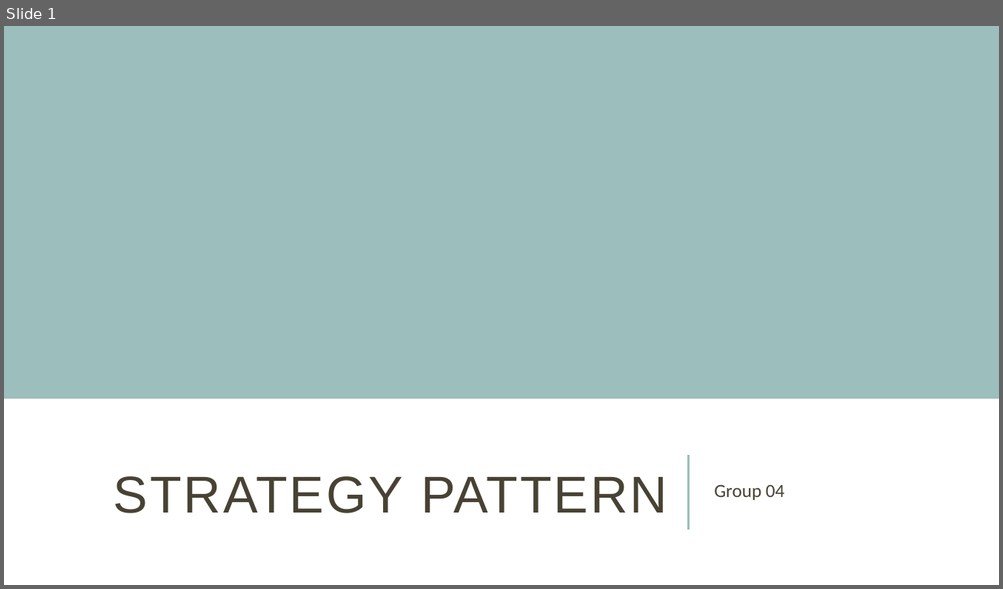
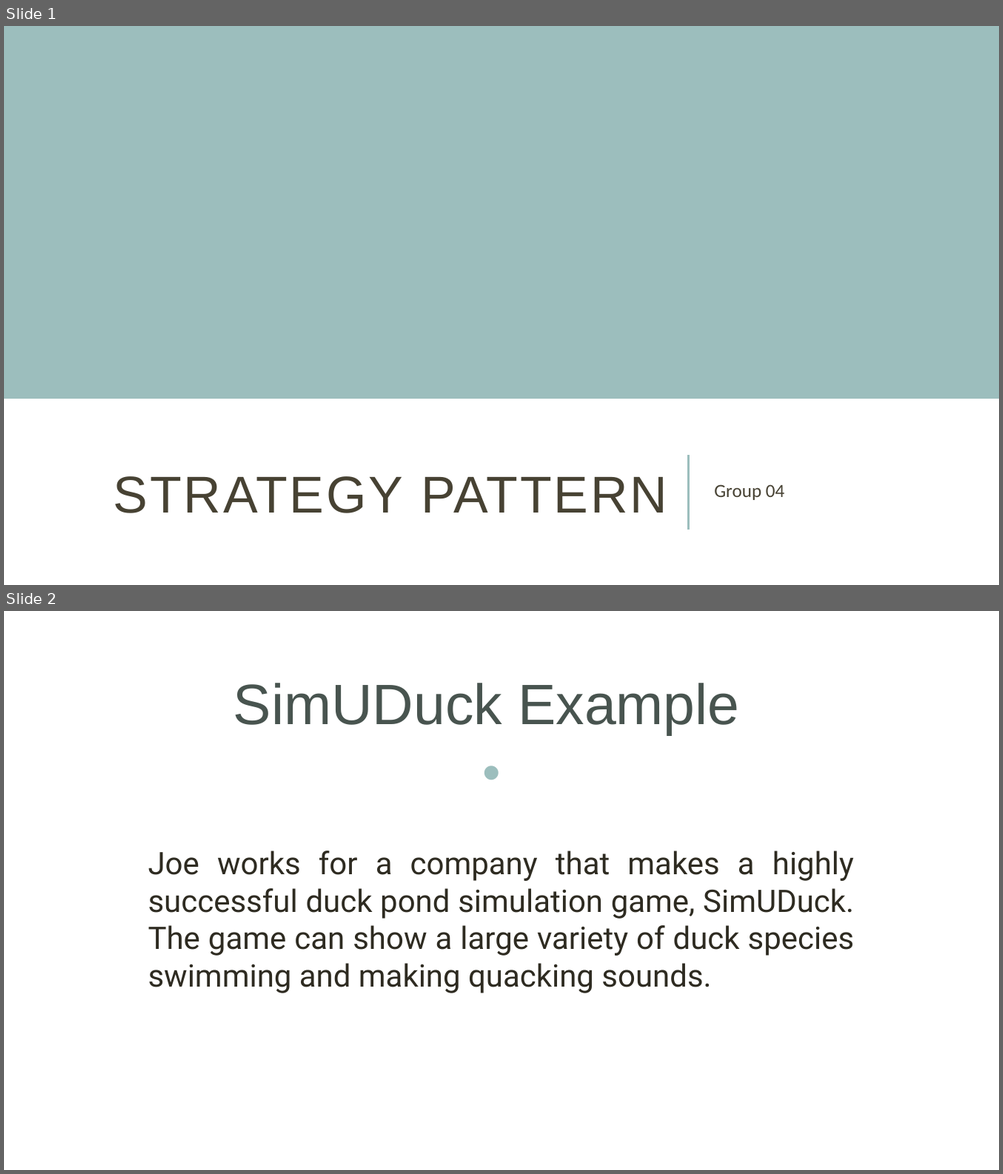
Before and after one commit to ntninh18/crossy-road, a slide deck: seminar/StrategyPattern.pptx. Shown one above the other, each under a label of ours: slide 1 before the commit, slides 1 and 2 after it. The pictures are 1003x589 and 1003x1174 pixels, drawn with LibreOffice and Linux fonts; fonts in the diff are those of the drawing. Boxes give left, top, right and bottom in pixels: in the first picture for what was removed or moved away, otherwise in the second. Text is boxed around its words. In the diff, an @@ line names an element or a change of style, - is before the commit and + after.

Commit message:
SimUDuck example

```diff
--- a/seminar/StrategyPattern.pptx
+++ b/seminar/StrategyPattern.pptx
@@ slide 2 added at [4, 611, 999, 1170], background #FFFFFF @@
@@ text added at [233, 683, 739, 735], 55 pt, text #48544F @@
+SimUDuck Example
@@ text added at [141, 735, 862, 806], 50 pt, text #9CBEBD @@
+•
@@ text added at [148, 851, 854, 994], 30 pt, text #2E2B21 @@
+Joe works for a company that makes a highly successful duck pond simulation game, SimUDuck. The game can show a large variety of duck species swimming and making quacking sounds.
```
Also in this commit, not shown: 7 other slides added, 3 slides removed, 1 other file.
